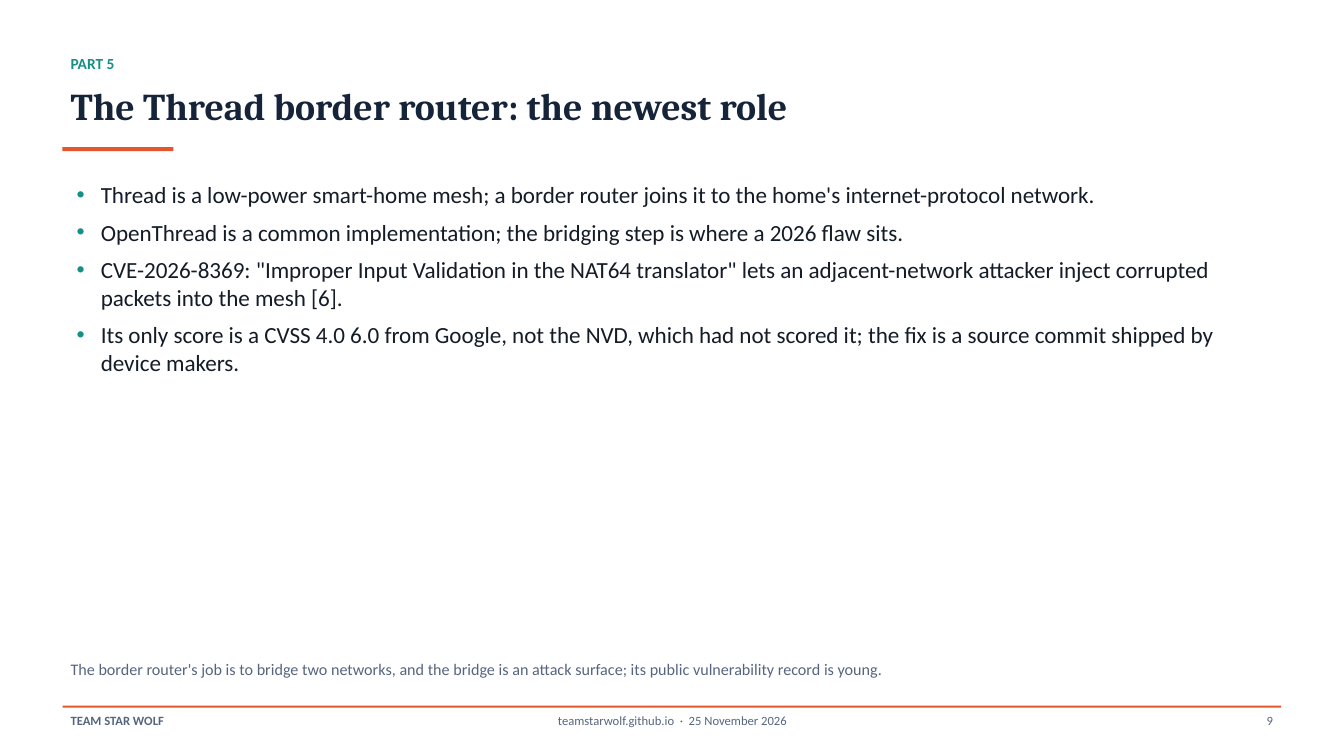
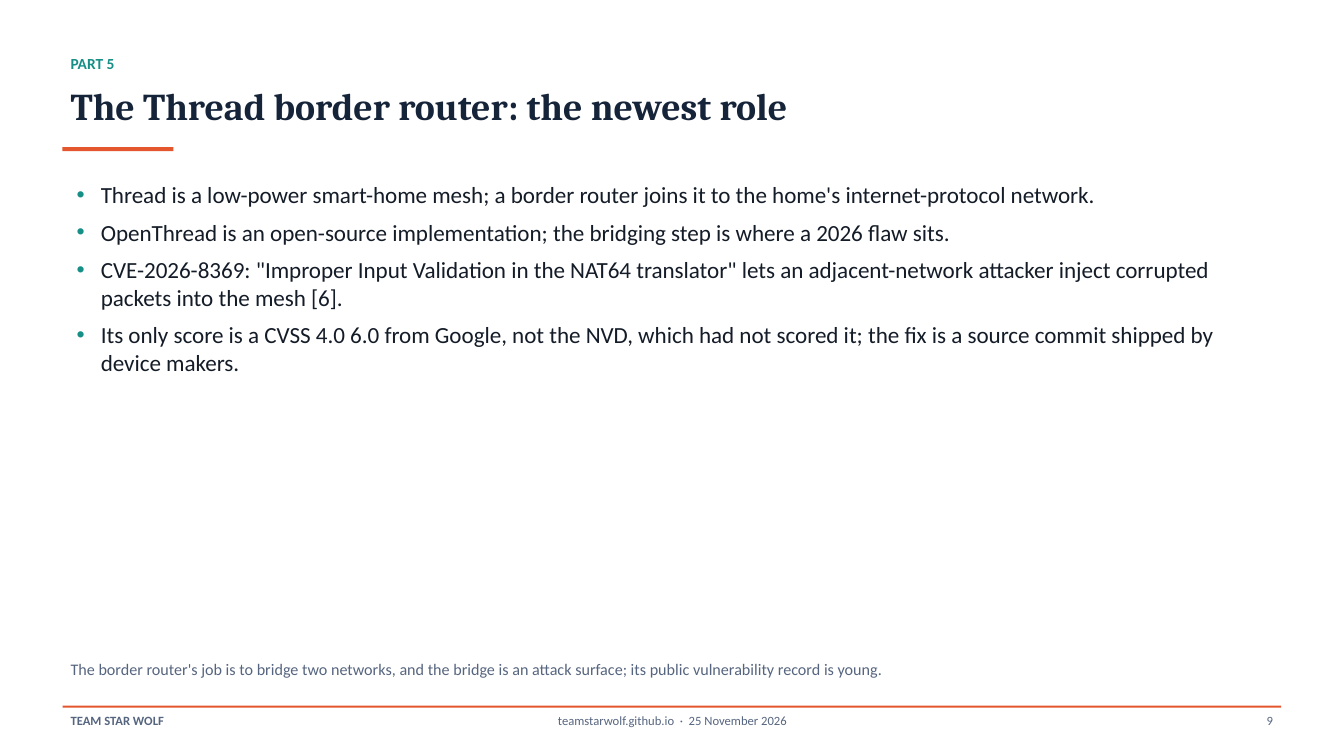
Before and after one commit to TeamStarWolf/TeamStarWolf, a slide deck: slide 9 of case-studies/slides/Mesh_Thread_Home_Network_Case_Study.pptx. Drawn at 1344x756 pixels with LibreOffice and Linux fonts; fonts in the diff are those of the drawing. Boxes give left, top, right and bottom in pixels: in the first picture for what was removed or moved away, otherwise in the second. Text is boxed around its words. In the diff, an @@ line names an element or a change of style, - is before the commit and + after.

```diff
--- a/case-studies/slides/Mesh_Thread_Home_Network_Case_Study.pptx
+++ b/case-studies/slides/Mesh_Thread_Home_Network_Case_Study.pptx
@@ text at [101,225,950,245]: text changed @@
-• OpenThread is a common implementation; the bridging step is where a 2026 flaw sits.
+• OpenThread is an open-source implementation; the bridging step is where a 2026 flaw sits.
```
Also in this commit, not shown: 4 other slides changed, 9 other files.
